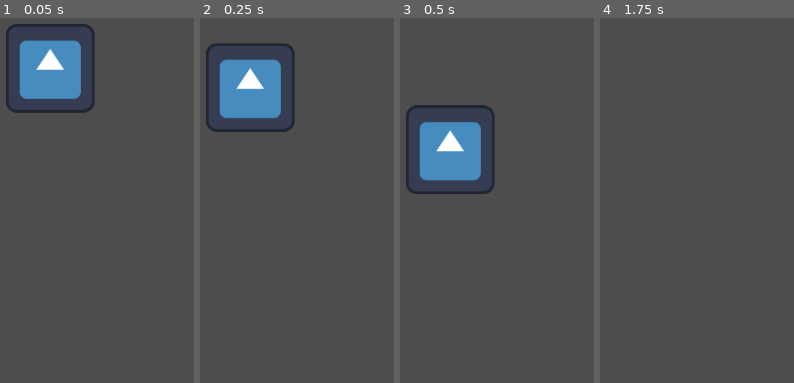
Above: before the commit, frames 1-4 (left to right).
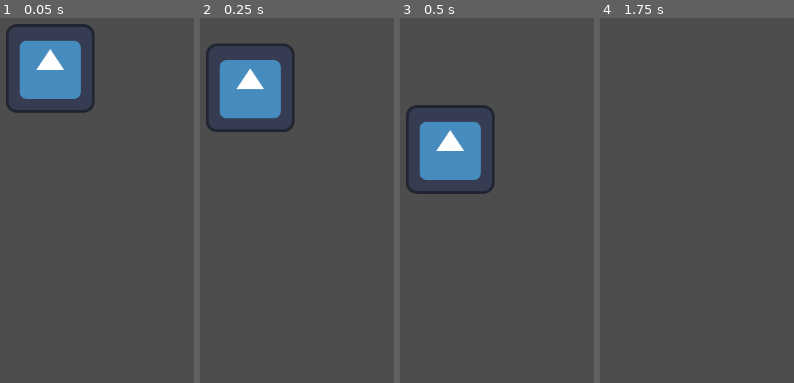
Above: after the commit, the same moments.

Repository: lilnoggi/SplitLight_GameJam2025
Game: Godot game, scene res://Assets/Scenes/Levels/main.tscn
The game is run twice, just before and just after one commit, with the same random seed, the same clock (stepped at 60 frames per second) and the same inputs. The project has no main scene, so this scene is started directly. The engine's default icon, where the game draws it, is replaced by a stand-in: a white triangle on a blue panel in a dark square.
Inputs:
- Up to frame 1 (0.05 s): no input
- Up to frame 2 (0.25 s): no input
- Up to frame 3 (0.5 s): no input
- Up to frame 4 (1.75 s): tap Enter (ui_accept) at 0.5, 0.77, 1.52 s; hold Right (ui_right) from 0.53 s (still down)

The runs differ from the first frame. In frame 1, less than 0.1% of the frame differs, in the area x 19-33%, y 13-15%; in frame 2, 0.1%; in frame 3, 0.1%, in the area x 11-41%, y 28-45%; in frame 4, nothing differs.

Commit message:
Started on the dialog prefab

Diff:
--- /dev/null
+++ b/Assets/Scenes/Prefabs/dialog.tscn
@@ -0,0 +1,33 @@
+[gd_scene load_steps=3 format=3 uid="uid://bcvgdbgcqa5jq"]
+
+[ext_resource type="FontFile" uid="uid://cv3lsorehn6wu" path="res://Assets/Art/UI/Fonts/Early GameBoy.ttf" id="1_aejbh"]
+
+[sub_resource type="LabelSettings" id="LabelSettings_32o4k"]
+line_spacing = 1.0
+font = ExtResource("1_aejbh")
+font_size = 8
+
+[node name="Dialog" type="Control"]
+layout_mode = 3
+anchors_preset = 15
+anchor_right = 1.0
+anchor_bottom = 1.0
+grow_horizontal = 2
+grow_vertical = 2
+
+[node name="Dialog Container" type="Panel" parent="."]
+offset_right = 100.0
+offset_bottom = 50.0
+
+[node name="Panel" type="Panel" parent="Dialog Container"]
+offset_top = 10.0
+offset_right = 100.0
+offset_bottom = 50.0
+
+[node name="Label" type="Label" parent="Dialog Container/Panel"]
+layout_mode = 0
+offset_right = 100.0
+offset_bottom = 40.0
+text = "Place Holder Text"
+label_settings = SubResource("LabelSettings_32o4k")
+autowrap_mode = 3
--- a/Assets/Scripts/GM.gd
+++ b/Assets/Scripts/GM.gd
@@ -24,3 +24,7 @@
 
 
 	current_state = new_state
+
+
+func get_current_state():
+	return current_state
--- a/project.godot
+++ b/project.godot
@@ -17,3 +17,7 @@
 [autoload]
 
 GameManager="*res://Assets/Scripts/GM.gd"
+
+[rendering]
+
+textures/canvas_textures/default_texture_filter=0
Binary file added: Assets/Art/UI/Fonts/Early GameBoy.ttf
Not shown, added: Assets/Art/UI/Fonts/Early GameBoy.ttf.import
Not shown: 1 places in Assets/Scenes/Levels/main.tscn that only renumber resources
